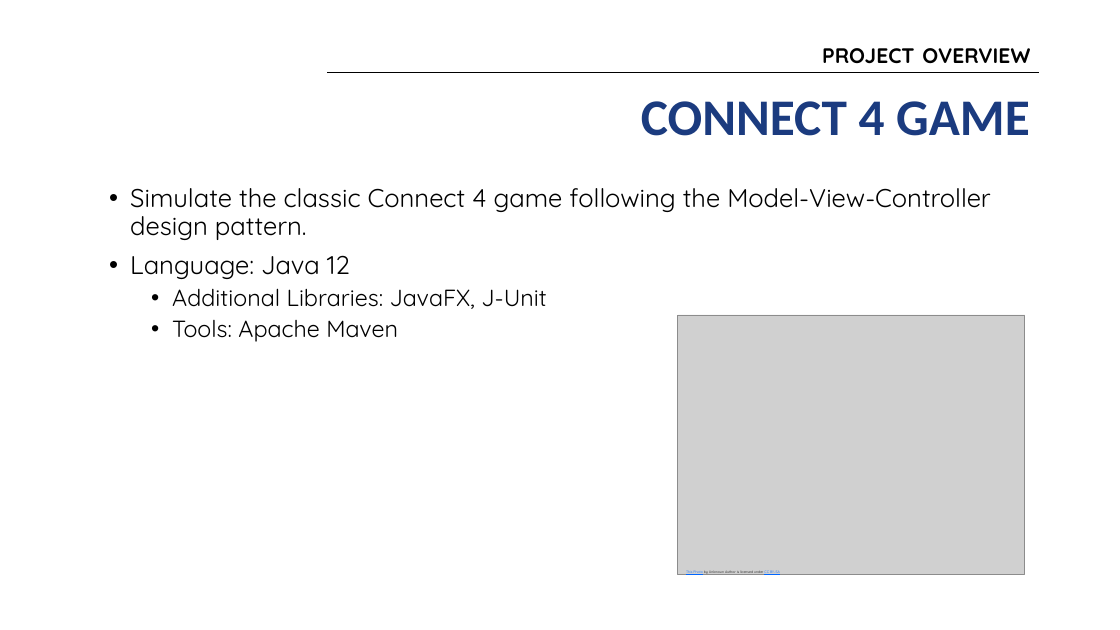
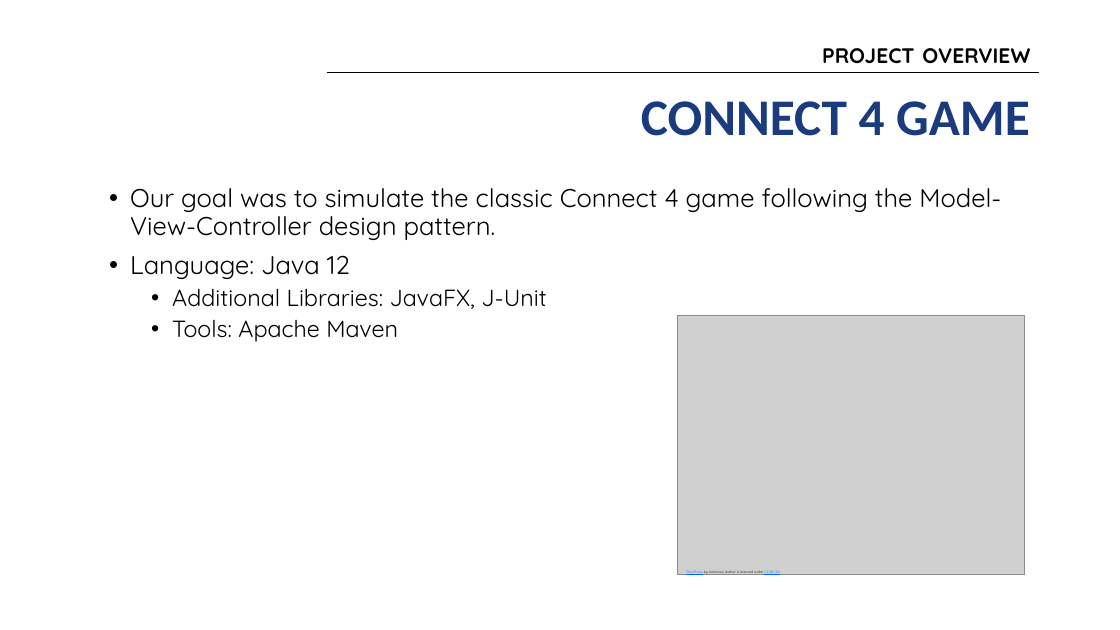
Before and after one commit to group-sm3/connect4-sm3, a slide deck: slide 2 of docs/SM3 Presentation.pptx. Drawn at 1120x630 pixels with LibreOffice and Linux fonts; fonts in the diff are those of the drawing; grey boxes stand for pictures; background and template pictures are left out. Boxes give left, top, right and bottom in pixels: in the first picture for what was removed or moved away, otherwise in the second. Text is boxed around its words. In the diff, an @@ line names an element or a change of style, - is before the commit and + after.

```diff
--- a/docs/SM3 Presentation.pptx
+++ b/docs/SM3 Presentation.pptx
@@ text at bbox=[130, 188, 1001, 240]: text changed @@
-• Simulate the classic Connect 4 game following the Model-View-Controller design pattern.
+• Our goal was to simulate the classic Connect 4 game following the Model-View-Controller design pattern.
```
Also in this commit, not shown: 4 other slides changed, 1 slide added, 1 slide removed.
